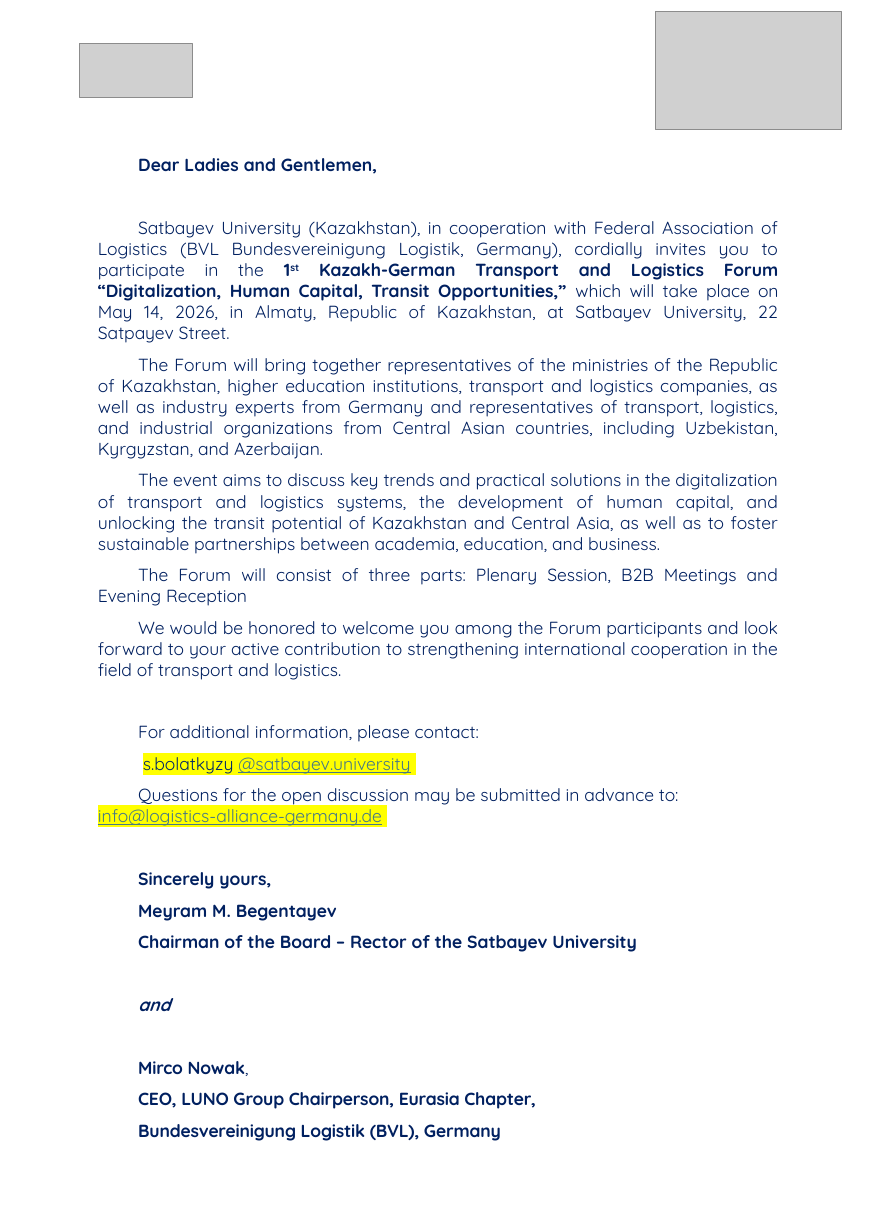
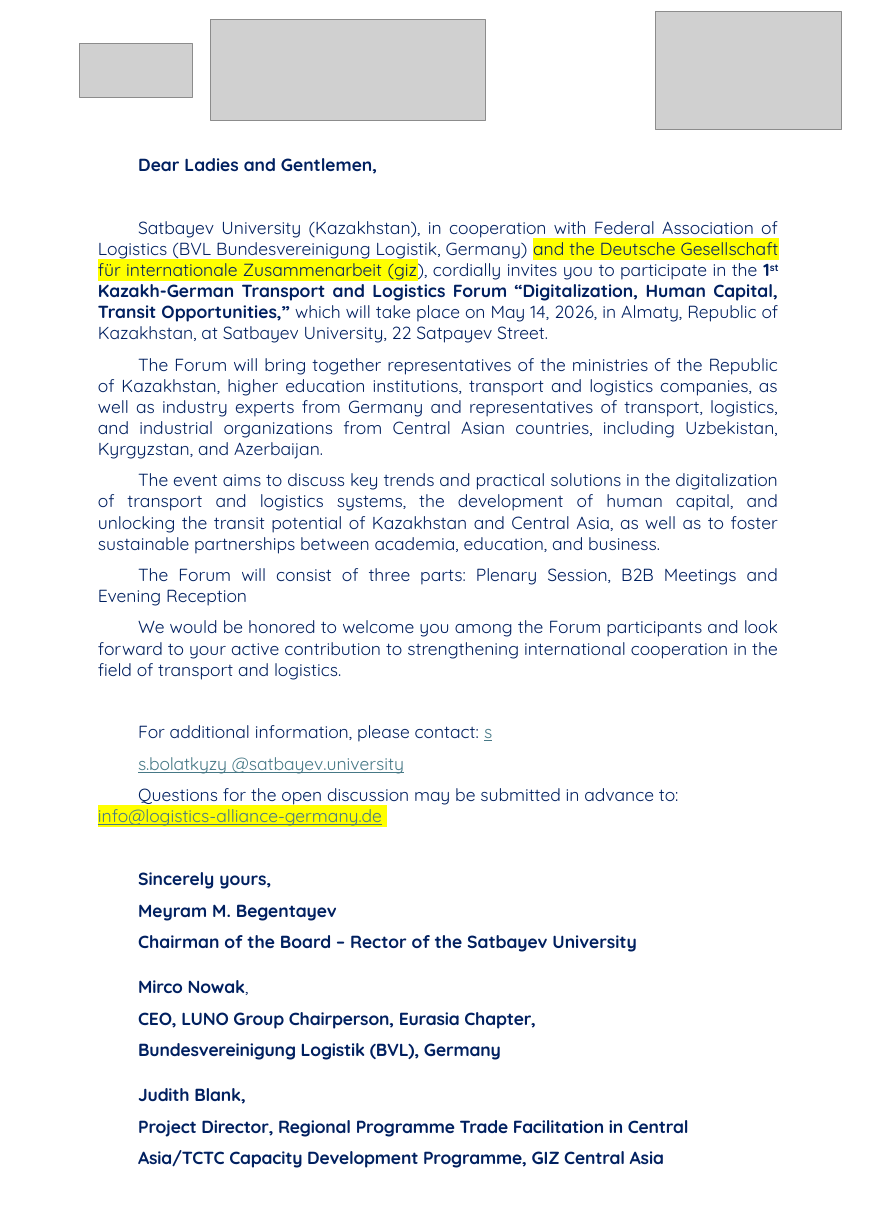
Before and after one commit to zvezdd/KazForum-Logistics, a slide deck: slide 2 of public/program-en.pptx. Drawn at 872x1232 pixels with LibreOffice and Linux fonts; fonts in the diff are those of the drawing; grey boxes stand for pictures. Boxes give left, top, right and bottom in pixels: in the first picture for what was removed or moved away, otherwise in the second. Text is boxed around its words. In the diff, an @@ line names an element or a change of style, - is before the commit and + after.

```diff
--- a/public/program-en.pptx
+++ b/public/program-en.pptx
@@ picture added at [211,20,484,121] @@
@@ text at [98,221,779,343]: text changed @@
-Satbayev University (Kazakhstan), in cooperation with Federal Association of Logistics (BVL Bundesvereinigung Logistik, Germany), cordially invites you to participate in the 1st Kazakh-German Transport and Logistics Forum “Digitalization, Human Capital, Transit Opportunities,” which will take place on May 14, 2026, in Almaty, Republic of Kazakhstan, at Satbayev University, 22 Satpayev Street.
+Satbayev University (Kazakhstan), in cooperation with Federal Association of Logistics (BVL Bundesvereinigung Logistik, Germany) and the Deutsche Gesellschaft für internationale Zusammenarbeit (giz), cordially invites you to participate in the 1st Kazakh-German Transport and Logistics Forum “Digitalization, Human Capital, Transit Opportunities,” which will take place on May 14, 2026, in Almaty, Republic of Kazakhstan, at Satbayev University, 22 Satpayev Street.
@@ text at [138,725,492,742]: text changed @@
-For additional information, please contact:
+For additional information, please contact: s
@@ text at [138,757,404,774]: text colour #022868 to #467886, letter spacing 0 to -0.1 pt, underline on in "s.bolatkyzy"; highlight #FFFF00 to none in "s.bolatkyzy @satbayev.university" @@
@@ text at [138,1001,170,1011]: paragraph removed @@
-and
@@ text at [138,1088,689,1168]: paragraphs added @@
+Judith Blank,
+Project Director, Regional Programme Trade Facilitation in Central
+Asia/TCTC Capacity Development Programme, GIZ Central Asia
```
Also in this commit, not shown: 2 other slides changed, 3 other files.
